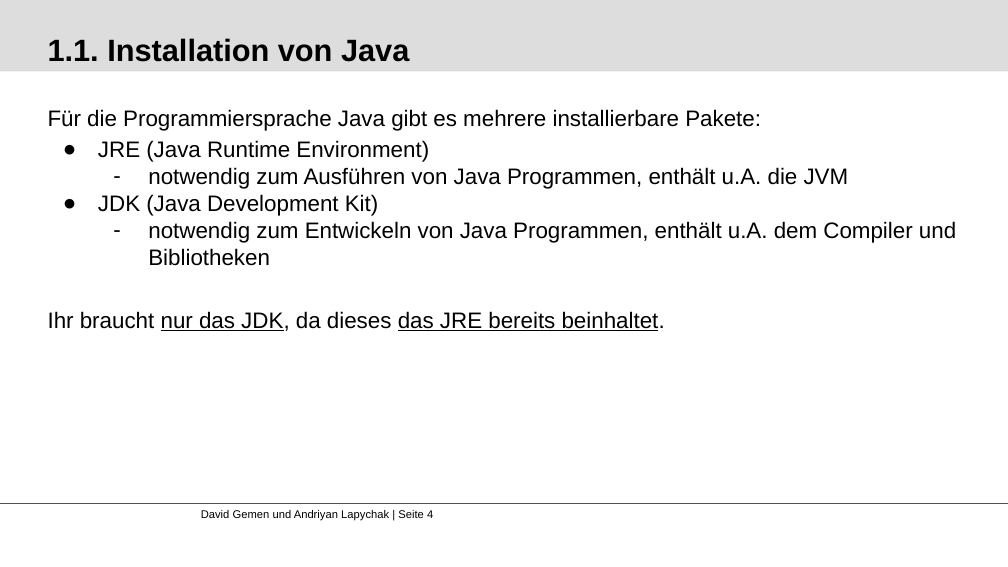
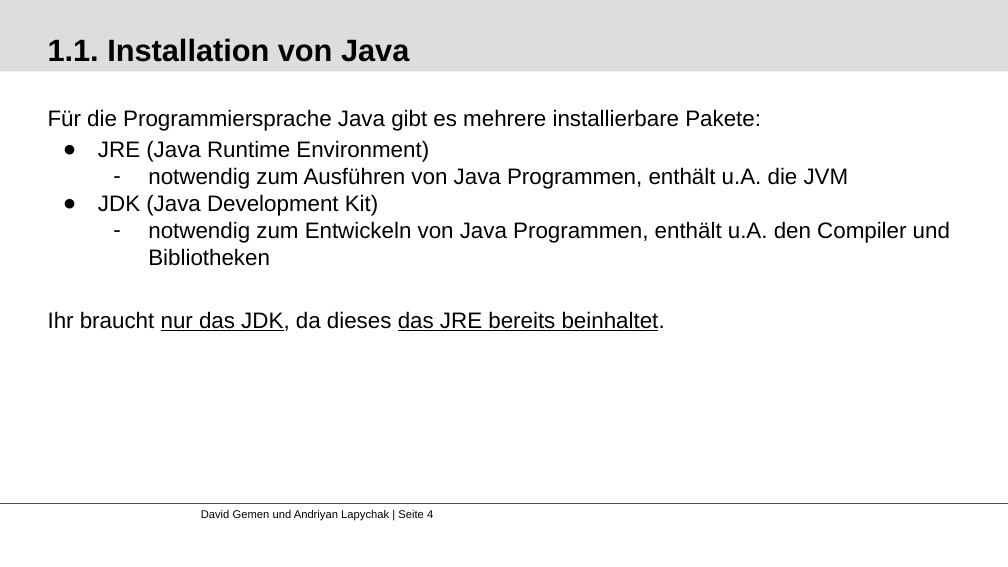
Before and after one commit to gemdav/Programmieren-1-Tutorium, a slide deck: slide 4 of slides/00_installation_introduction.pptx. Drawn at 1008x567 pixels with LibreOffice and Linux fonts; fonts in the diff are those of the drawing; background and template pictures are left out. Boxes give left, top, right and bottom in pixels: in the first picture for what was removed or moved away, otherwise in the second. Text is boxed around its words. In the diff, an @@ line names an element or a change of style, - is before the commit and + after.

```diff
--- a/slides/00_installation_introduction.pptx
+++ b/slides/00_installation_introduction.pptx
@@ text at (148,221,950,266): text changed @@
-– notwendig zum Entwickeln von Java Programmen, enthält u.A. dem Compiler und Bibliotheken
+– notwendig zum Entwickeln von Java Programmen, enthält u.A. den Compiler und Bibliotheken
```
Also in this commit, not shown: 2 other files.
